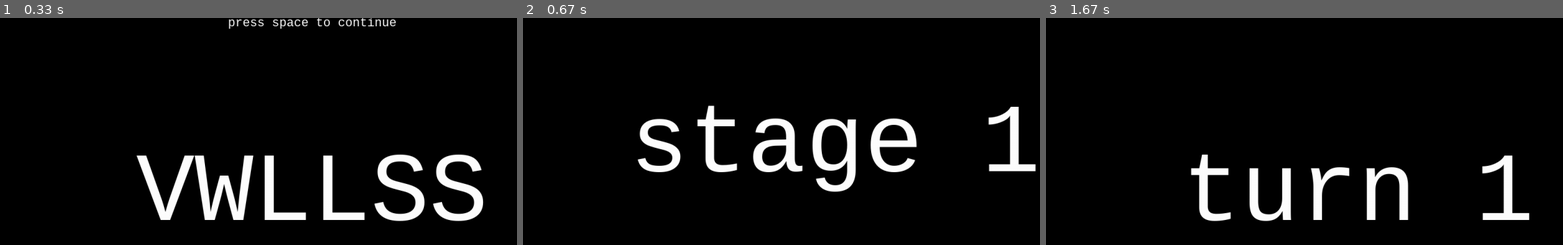
Above: before the commit, frames 1-3 (left to right).
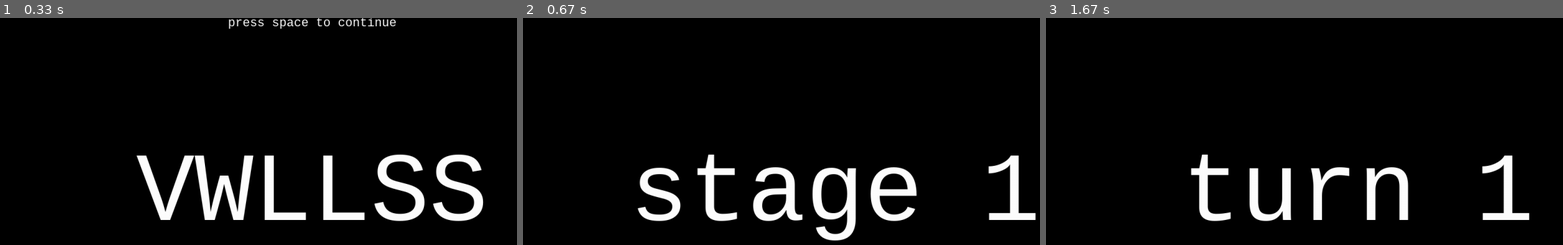
Above: after the commit, the same moments.

Repository: A-u-r-a-e/vwllss
Game: pygame game, started from main.py
Same seed, same stepped clock (60 frames per second), same inputs: the game is played once before the commit and once after it.
Inputs:
- Up to frame 1 (0.33 s): no input
- Up to frame 2 (0.67 s): tap Space at 0.33 s
- Up to frame 3 (1.67 s): no input

Frame 1 is identical in both runs. In frame 2, 11% of the frame differs, in the area x 22-100%, y 38-99%; in frame 3, nothing differs.

Commit message:
Update main.py
cleaniness update 1

Diff:
--- a/main.py
+++ b/main.py
@@ -1,6 +1,4 @@
 import pygame as pg
-
-
 
 pg.init()
 
@@ -73,8 +71,22 @@
         print('The character at the place you selected was not a vowel!')
         return(str+' 0')
 
-
-
+def spacer(): #wait until space pressed
+    rep=True
+    while rep:
+        closeable()
+        keys = pg.key.get_pressed()
+        if keys[pg.K_SPACE]:
+            rep=False
+
+def overall(x): #display text
+    txtout=pg.font.SysFont('courier',25).render('Overall turns taken: '+str(x), True, (255,255,255))
+    screen.blit(txtout,(10,10))
+
+def sout(txt,size,loc): #display text
+    txtout=pg.font.SysFont('courier', size).render(txt, True, (255,255,255))
+    txtout_rect=txtout.get_rect(center=loc)
+    screen.blit(txtout,txtout_rect)
 #PYGAME EDITION
 
 
@@ -95,20 +107,10 @@
 clear()
 rep=True
 
-while rep:
-    clear()
-    closeable()
-    sscreen=pg.font.SysFont('courier', 200).render("VWLLSS", True, (255,255,255))
-    sscreen_rect=sscreen.get_rect(center=(WX/2,WY/2))
-    cont=pg.font.SysFont('courier',25).render("press space to continue", True, (255,255,255))
-    cont_rect=cont.get_rect(center=(WX/2, 10))
-    screen.blit(cont, cont_rect)
-    screen.blit(sscreen, sscreen_rect)
-
-    keys = pg.key.get_pressed()
-    pg.display.flip()
-    if keys[pg.K_SPACE]:
-        rep=False
+sout("VWLLSS",200,(WX/2,WY/2))
+sout("press space to continue",25,(WX/2,10))
+pg.display.flip()
+spacer()
 
 
 score=0 #overall
@@ -125,28 +127,21 @@
 
     inp=levels[i][0] #data that the user is editing
     correct=levels[i][1] #correct answer
-    stage=pg.font.SysFont('courier', 200).render("stage "+ str(i+1), True, (255,255,255))
-    stage_rect=stage.get_rect(center=(WX/2,WY/2-100))
-    screen.blit(stage, stage_rect)
+    sout("stage "+str(i+1),200,(WX/2,WY/2))
     pg.display.flip()
     pg.time.wait(1000)
     while not inp==correct:
         clear()
 
         pg.display.flip()
-        turn=pg.font.SysFont('courier', 200).render('turn '+str(tries+1), True, (255,255,255))
-        turn_rect=turn.get_rect(center=(WX/2,WY/2))
-        screen.blit(turn, turn_rect)
+        sout('turn '+str(tries+1), 200, (WX/2,WY/2))
         pg.display.flip()
         pg.time.wait(1000)
 
 
         clear()
-        turnc=pg.font.SysFont('courier',25).render("Overall turns taken: "+str(score+tries),True,(255,255,255))
-        screen.blit(turnc, (10,10))
-        dis=font.render(inp, True, (255,255,255))
-        dis_rect=dis.get_rect(center=(WX/2,WY/2-50))
-        screen.blit(dis, dis_rect)
+        overall((score+tries))
+        sout(inp,100,(WX/2,WY/2-50))
         pg.display.flip()
 
         a=False#attempt input?
@@ -156,7 +151,7 @@
         pos=''
 
         prg=''
-        while not a:
+        while not a:#get edit typep
             closeable()
             keys = pg.key.get_pressed()
             if keys[pg.K_a]:
@@ -178,35 +173,23 @@
                 attempt='-'
                 a=True
         clear()
-        turnc=pg.font.SysFont('courier',25).render("Overall turns taken: "+str(score+tries),True,(255,255,255))
-        screen.blit(turnc, (10,10))
-        dis=font.render(inp, True, (255,255,255))
-        dis_rect=dis.get_rect(center=(WX/2,WY/2-50))
-        screen.blit(dis, dis_rect)
+        overall((score+tries))
+        sout(inp,100,(WX/2,WY/2-50))
         prg+=attempt
-        sprg=font.render(prg, True, (255,255,255))
-        sprg_rect=sprg.get_rect(center=(WX/2,WY/2+50))
-        screen.blit(sprg, sprg_rect)
+        sout(prg,100,(WX/2,WY/2+50))
         pg.display.flip()
 
 
 
         t0,t1,t2,t3,t4,t5,t6,t7,t8,t9,td=0,0,0,0,0,0,0,0,0,0,0
-        while not p:
+        while not p:#get edit pos
             closeable()
             clear()
-            dis=font.render(inp, True, (255,255,255))
-            dis_rect=dis.get_rect(center=(WX/2,WY/2-50))
-            screen.blit(dis, dis_rect)
-
-
-            sprg=font.render(prg+' '+pos, True, (255,255,255))
-            sprg_rect=sprg.get_rect(center=(WX/2,WY/2+50))
-            screen.blit(sprg, sprg_rect)
-
-            turnc=pg.font.SysFont('courier',25).render("Overall turns taken: "+str(score+tries),True,(255,255,255))
-            screen.blit(turnc, (10,10))
-
+
+            sout(inp,100,(WX/2,WY/2-50))
+            sout(prg+' '+pos,100,(WX/2,WY/2+50))
+
+            overall(score+tries)
 
             pg.display.flip()
 
@@ -255,52 +238,37 @@
         pos=int(pos)
         pos=max(0,min(int(len(inp)),pos))
         tr=0
+
         clear()
         if attempt=='-':
-
             pos=max(pos,1)
             pos -= 1
-
             inp,tr=det(inp, pos).split()
-
         else:
-
             inp,tr=ins(inp,attempt,pos).split()
 
         tr=int(tr)
-
         tries+=tr
 
+
     clear()
 
-    rep=True
-    turnc=pg.font.SysFont('courier',25).render("Overall turns taken: "+str(score+tries),True,(255,255,255))
-    screen.blit(turnc, (10,10))
-    announce=font.render("Good Job!", True, (255,255,255))
-    announce_rect=announce.get_rect(center=(WX/2,WY/2))
-    screen.blit(announce, announce_rect)
-    pg.display.flip()
-    while rep:
-        closeable()
-        keys = pg.key.get_pressed()
-        if keys[pg.K_SPACE]:
-            rep=False
+
+
+    overall(score+tries)
+    sout("Good Job!", 100, (WX/2,WY/2))
+    pg.display.flip()
+
+    spacer()
     clear()
-    turnc=pg.font.SysFont('courier',25).render("Overall turns taken: "+str(score+tries),True,(255,255,255))
-    screen.blit(turnc, (10,10))
+
+
     pg.time.wait(200)
-    turnc=pg.font.SysFont('courier',25).render("Overall turns taken: "+str(score+tries),True,(255,255,255))
-    screen.blit(turnc, (10,10))
-    turns=font.render('You took '+str(tries)+' turns', True, (255,255,255))
-    turns_rect=turns.get_rect(center=(WX/2,WY/2))
-    screen.blit(turns, turns_rect)
-    pg.display.flip()
-    rep=True
-    while rep:
-        closeable()
-        keys = pg.key.get_pressed()
-        if keys[pg.K_SPACE]:
-            rep=False
+
+    overall(score+tries)
+    sout('You took '+str(tries)+' turns', 100, (WX/2,WY/2))
+    pg.display.flip()
+    spacer()
 
     score+=tries
 
@@ -309,29 +277,21 @@
 comp=pg.font.SysFont('courier', 150).render("GAME COMPLETE", True, (255,255,255))
 comp_rect=comp.get_rect(center=(WX/2,WY/2-150))
 screen.blit(comp,comp_rect)
+sout("GAME COMPLETE", 150, (WX/2,WY/2-150))
 pg.display.flip()
 pg.time.wait(500)
-scores=pg.font.SysFont('courier', 75).render('You took '+str(score)+' turns in total!', True, (255,255,255))
-scores_rect=scores.get_rect(center=(WX/2,WY/2))
-screen.blit(scores,scores_rect)
+sout('You took '+str(score)+' turns in total!', 75, (WX/2,WY/2))
 pg.display.flip()
 pg.time.wait(500)
-minn=pg.font.SysFont('courier', 75).render('The minimum possible was '+str(min_score)+'!', True, (255,255,255))
-minn_rect=minn.get_rect(center=(WX/2,WY/2+150))
-screen.blit(minn,minn_rect)
-pg.display.flip()
-rep=True
-while rep:
-    closeable()
-    keys = pg.key.get_pressed()
-    if keys[pg.K_SPACE]:
-        rep=False
+sout('The minimum possible was '+str(min_score)+'!', 75, (WX/2,WY/2+150))
+pg.display.flip()
+
+spacer()
 
 clear()
 pg.time.wait(200)
 if score==min_score:
-    gg=pg.font.SysFont('courier', 200).render("Good Job!", True, (255,255,255))
-    gg_rect=gg.get_rect(center=(WX/2,WY/2))
-    screen.blit(gg,gg_rect)
-    pg.display.flip()
-    pg.time.wait(10000)
+    sout("Good Job!", 200, (WX/2,WY/2))
+    pg.display.flip()
+    spacer()
+pg.quit()
